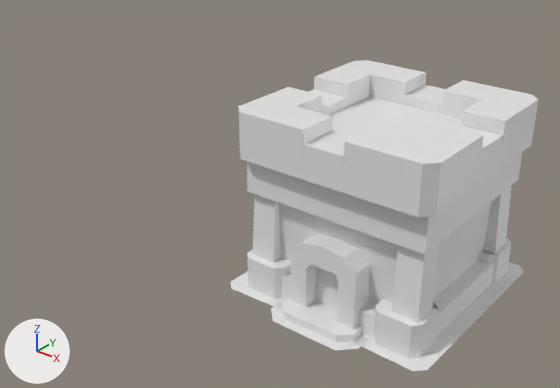
The FBX model Assets/Models/New_Models/Towers/Tower_lvl_3.fbx as it was, and as the next commit left it.
Rendered twice from a 50 mm camera at (4.16, -7.15, 5.12) aimed at (-1.59, 0.04, 0.66). Lighting does not change. The marker at lower left points along +X, +Y and +Z. Where no turn or scale is listed for an object, it has been applied to the vertices. Vertices at the same position are counted once.

Before the edit, the objects in view are built like this:
```python
me_cube_044 = bpy.data.meshes.new('Cube.044')
me_cube_044.from_pydata(...)  # 393 vertices, 221 faces; spans x -1.35..1.35, y -1.55..1.55, z -0.03..2.28
me_cube_044.materials.append(mat_towers)  # white #e7e7e7
ob_tower_lvl_3_model = bpy.data.objects.new('Tower_lvl_3_model', me_cube_044)
ob_tower_lvl_3_model.location = (0.0, 0.0, 0.0)
```
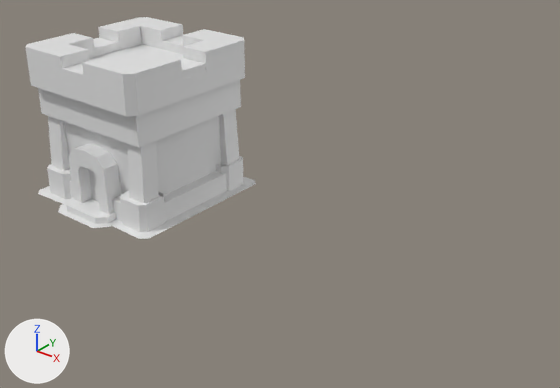
Commit message: Add Swordsman Tower level 4

Changed parts and their boxes (x1, y1, x2, y2) in the pictures (560 x 388 px; the box of a moved part takes in the faces that stretch with it):
'Tower_lvl_3_model', reshaped, moved (25% narrower, 29% shorter)
    before: (231, 60, 538, 371)
    after: (25, 17, 256, 239)
part 1 of me_cube_044, moved or reshaped
    before: (483, 186, 512, 255)
    after: (219, 109, 239, 166)
part 2 of me_cube_044, moved or reshaped
    before: (252, 194, 281, 262)
    after: (48, 116, 70, 171)
part 3 of me_cube_044, moved or reshaped
    before: (391, 244, 439, 322)
    after: (127, 141, 159, 203)
part 4 of me_cube_044, moved or reshaped
    before: (282, 273, 291, 300)
    after: (69, 181, 73, 198)
part 5 of me_cube_044, moved or reshaped
    before: (358, 260, 494, 339)
    after: (112, 172, 227, 222)
part 6 of me_cube_044, moved or reshaped
    before: (247, 153, 522, 255)
    after: (38, 80, 241, 148)
part 7 of me_cube_044, moved or reshaped
    before: (238, 60, 538, 217)
    after: (25, 17, 245, 116)
part 8 of me_cube_044, moved or reshaped
    before: (291, 234, 370, 329)
    after: (68, 144, 121, 214)
part 9 of me_cube_044, moved or reshaped
    before: (279, 202, 491, 305)
    after: (63, 116, 221, 196)
part 10 of me_cube_044, moved or reshaped
    before: (374, 299, 439, 359)
    after: (120, 191, 165, 232)
part 11 of me_cube_044, moved or reshaped
    before: (247, 250, 291, 298)
    after: (47, 164, 71, 199)
part 12 of me_cube_044, moved or reshaped
    before: (478, 238, 511, 284)
    after: (216, 156, 243, 191)
part 13 of me_cube_044, moved or reshaped
    before: (282, 297, 362, 342)
    after: (66, 197, 116, 224)
part 14 of me_cube_044, moved or reshaped
    before: (403, 85, 445, 114)
    after: (161, 35, 183, 54)
part 15 of me_cube_044, moved or reshaped
    before: (303, 130, 354, 168)
    after: (62, 63, 84, 84)
part 16 of me_cube_044, moved or reshaped
    before: (308, 89, 347, 115)
    after: (93, 38, 119, 57)
part 17 of me_cube_044, moved or reshaped
    before: (457, 125, 503, 160)
    after: (181, 58, 206, 80)
part 18 of me_cube_044, deleted
    before: (315, 267, 339, 310)
part 19 of me_cube_044, moved or reshaped
    before: (231, 262, 524, 371)
    after: (38, 169, 256, 239)

Patch to the scene script:
```diff
--- a/Assets/Models/New_Models/Towers/Tower_lvl_3.fbx.py
+++ b/Assets/Models/New_Models/Towers/Tower_lvl_3.fbx.py
@@ me_cube_044 @@
-me_cube_044.from_pydata(...)  # 393 vertices, 221 faces; spans x -1.35..1.35, y -1.55..1.55, z -0.03..2.28
+me_cube_044.from_pydata(...)  # 369 vertices, 221 faces; spans x -1.22..1.22, y -1.39..1.39, z -0.03..2.28
+# me_cube_044 part 1: the loose piece of 8 vertices spanning x 0.8..1.12, y 0.73..1.1, z 0.26..1.39 is scaled about the mesh origin by (0.9, 0.9, 1)
+# me_cube_044 part 2: the loose piece of 8 vertices spanning x -1.12..-0.8, y -1.1..-0.73, z 0.26..1.39 is scaled about the mesh origin by (0.9, 0.9, 1)
+# me_cube_044 part 3: the loose piece of 8 vertices spanning x 0.8..1.12, y -1.1..-0.73, z 0.26..1.39 is scaled about the mesh origin by (0.9, 0.9, 1)
+# me_cube_044 part 4: the loose piece of 8 vertices spanning x -1.15..-0.42, y -1.12..1.12, z 0.0..0.32 is scaled about the mesh origin by (0.9, 0.9, 1)
+# me_cube_044 part 5: the loose piece of 8 vertices spanning x 0.42..1.15, y -1.12..1.12, z 0.0..0.32 is scaled about the mesh origin by (0.9, 0.9, 1)
+# me_cube_044 part 6: the loose piece of 8 vertices spanning x -1.15..1.15, y -1.11..1.11, z 1.27..1.81 is scaled about its middle by (0.9, 0.9, 1)
+# me_cube_044 part 7: the loose piece of 84 vertices spanning x -1.23..1.23, y -1.26..1.26, z 1.73..2.28 is scaled about its middle by (0.9, 0.9, 1)
+# me_cube_044 part 8: the loose piece of 28 vertices spanning x -0.43..0.43, y -1.22..-0.75, z 0.1..0.99 is scaled about the mesh origin by (0.9, 0.9, 1)
+# me_cube_044 part 9: the loose piece of 12 vertices spanning x -1.02..1.02, y -0.98..0.98, z 0.2..1.39 is scaled about its middle by (0.9, 0.9, 1)
+# me_cube_044 part 10: the loose piece of 16 vertices spanning x 0.61..1.18, y -1.18..-0.66, z -0.03..0.44 is scaled about the mesh origin by (0.9, 0.9, 1)
+# me_cube_044 part 11: the loose piece of 16 vertices spanning x -1.18..-0.61, y -1.18..-0.66, z -0.03..0.44 is scaled about the mesh origin by (0.9, 0.9, 1)
+# me_cube_044 part 12: the loose piece of 16 vertices spanning x 0.61..1.18, y 0.66..1.18, z -0.03..0.44 is scaled about the mesh origin by (0.9, 0.9, 1)
+# me_cube_044 part 13: the loose piece of 12 vertices spanning x -0.5..0.49, y -1.43..-0.63, z -0.01..0.12 is scaled about the mesh origin by (0.9, 0.9, 1)
+# me_cube_044 part 14: the loose piece of 8 vertices spanning x -0.25..0.25, y 0.75..1.26, z 2.0..2.12 is scaled about the mesh origin by (0.9, 0.9, 1)
+# me_cube_044 part 15: the loose piece of 8 vertices spanning x -0.25..0.25, y -1.26..-0.75, z 2.0..2.12 is scaled about the mesh origin by (0.9, 0.9, 1)
+# me_cube_044 part 16: the loose piece of 8 vertices spanning x -1.23..-0.74, y -0.25..0.25, z 2.0..2.12 is scaled about the mesh origin by (0.9, 0.9, 1)
+# me_cube_044 part 17: the loose piece of 8 vertices spanning x 0.74..1.23, y -0.25..0.25, z 2.0..2.12 is scaled about the mesh origin by (0.9, 0.9, 1)
+# me_cube_044 part 18: the loose piece of 4 vertices spanning x -0.3..0.3, y -1.03, z 0.05..0.77 is deleted
+# me_cube_044 part 19: 2 vertices moved within x 0.0, y -1.03..1.03, z 0.03; 46 vertices removed from x -1.35..1.35, y -1.55..1.55, z 0.0..0.88; 38 vertices added at x -1.22..1.22, y -1.39..1.39, z 0.03..0.77
 me_cube_044.materials.append(mat_towers)
@@ ob_tower_lvl_3_model @@
 ob_tower_lvl_3_model = bpy.data.objects.new('Tower_lvl_3_model', me_cube_044)
-ob_tower_lvl_3_model.location = (0.0, 0.0, 0.0)
+ob_tower_lvl_3_model.location = (-4.143, 0.0, 0.0)
```
